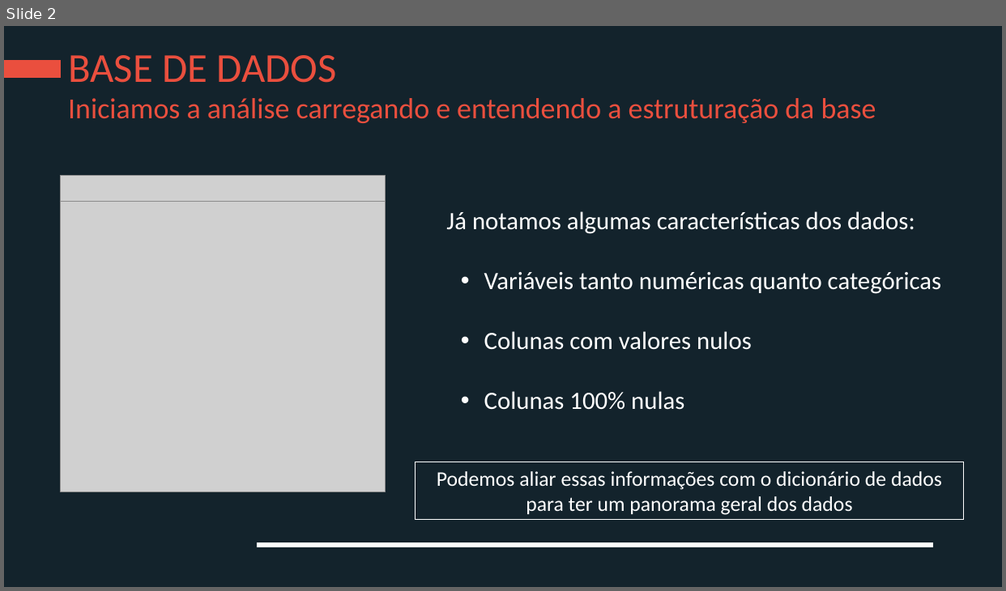
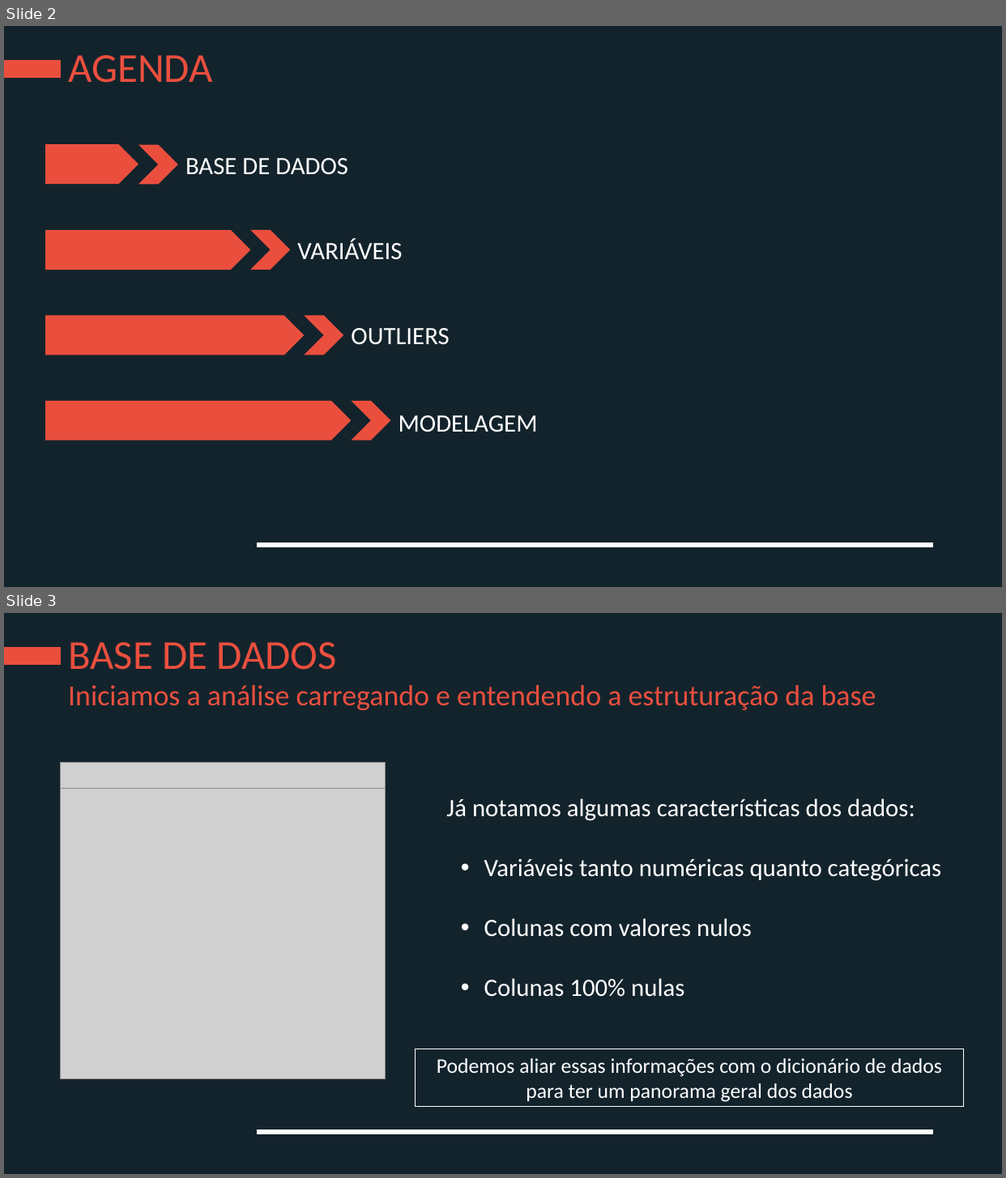
Before and after one commit to spadao/PS-Elo-Group, a slide deck: Apresentação-JoãoVictorSpadão.pptx. Shown one above the other, each under a label of ours: slide 2 before the commit, slides 2 and 3 after it. The pictures are 1006x591 and 1006x1178 pixels, drawn with LibreOffice and Linux fonts; fonts in the diff are those of the drawing; grey boxes stand for pictures; background and template pictures are left out. Boxes give left, top, right and bottom in pixels: in the first picture for what was removed or moved away, otherwise in the second. Text is boxed around its words. In the diff, an @@ line names an element or a change of style, - is before the commit and + after.

```diff
--- a/Apresentação-JoãoVictorSpadão.pptx
+++ b/Apresentação-JoãoVictorSpadão.pptx
@@ slide 2 added at <box>4,26,1002,587</box>, background #13232C; not listed: 2 template elements that a slide beside it also shows @@
@@ title added at <box>68,55,213,83</box>, 39.6 pt, text #EA4F3E @@
+AGENDA
@@ pentagon arrow added at <box>45,144,138,184</box>, fill #EA4F3E @@
@@ chevron added at <box>138,145,178,185</box>, fill #EA4F3E @@
@@ text added at <box>185,158,348,175</box>, 24 pt, text #FFFFFF @@
+BASE DE DADOS
@@ pentagon arrow added at <box>45,230,250,270</box>, fill #EA4F3E @@
@@ chevron added at <box>250,230,290,270</box>, fill #EA4F3E @@
@@ text added at <box>297,238,402,260</box>, 24 pt, text #FFFFFF @@
+VARIÁVEIS
@@ pentagon arrow added at <box>45,316,304,356</box>, fill #EA4F3E @@
@@ chevron added at <box>305,316,344,356</box>, fill #EA4F3E @@
@@ text added at <box>351,328,449,345</box>, 24 pt, text #FFFFFF @@
+OUTLIERS
@@ pentagon arrow added at <box>45,401,351,441</box>, fill #EA4F3E @@
@@ chevron added at <box>351,401,391,441</box>, fill #EA4F3E @@
@@ text added at <box>398,416,538,433</box>, 24 pt, text #FFFFFF @@
+MODELAGEM
@@ what was slide 2 is now slide 3 @@
```
Also in this commit, not shown: 6 slides changed, 1 other slide added, 3 other files.
